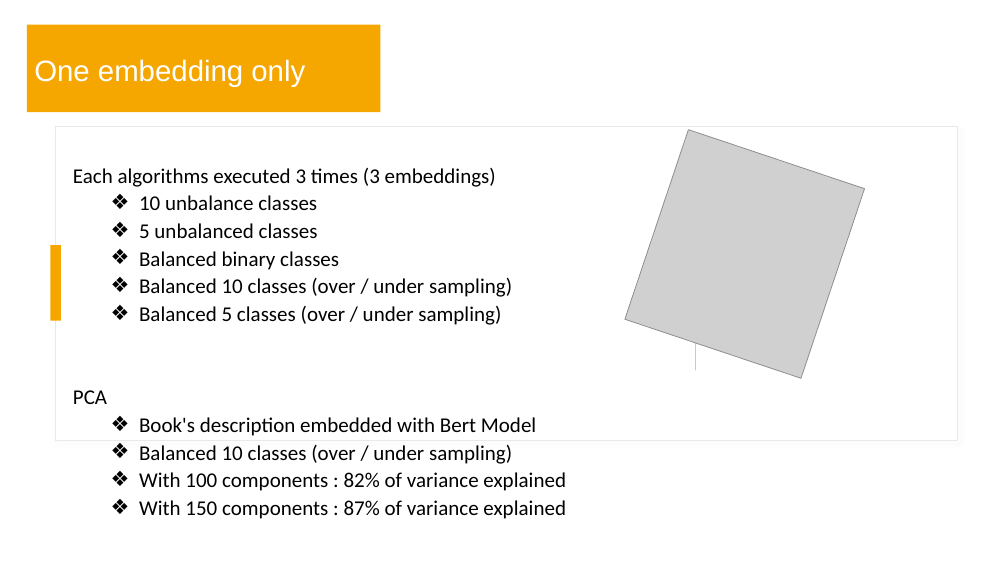
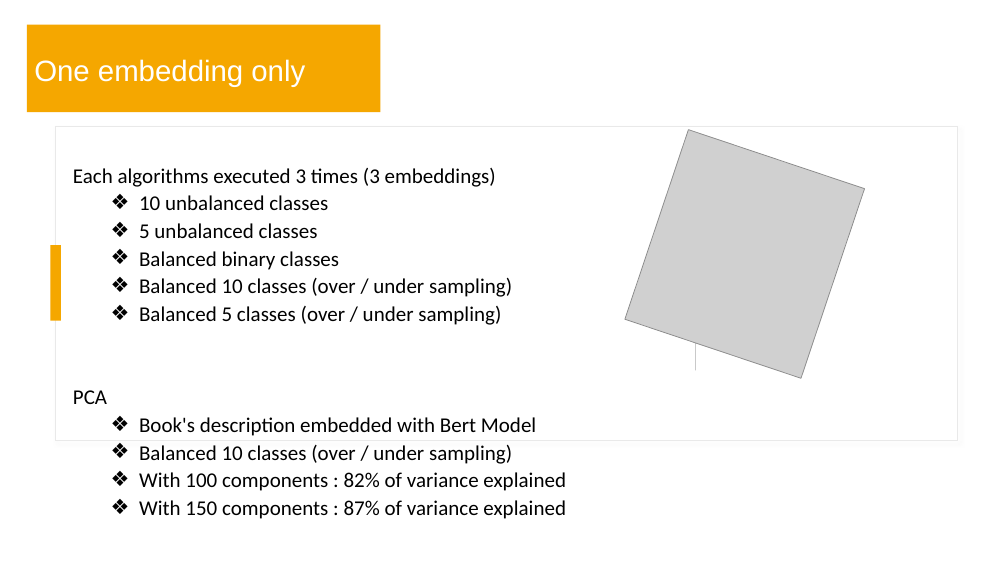
Before and after one commit to ArielNATAF/Books_project, a slide deck: slide 24 of BooksProject.pptx. Drawn at 1008x567 pixels with LibreOffice and Linux fonts; fonts in the diff are those of the drawing; grey boxes stand for pictures. Boxes give left, top, right and bottom in pixels: in the first picture for what was removed or moved away, otherwise in the second. Text is boxed around its words. In the diff, an @@ line names an element or a change of style, - is before the commit and + after.

```diff
--- a/BooksProject.pptx
+++ b/BooksProject.pptx
@@ text at <box>139,195,328,210</box>: text changed @@
-        ❖ 10 unbalance classes
+        ❖ 10 unbalanced classes
```
Also in this commit, not shown: 10 other slides changed, 1 slide added, 1 other file.
